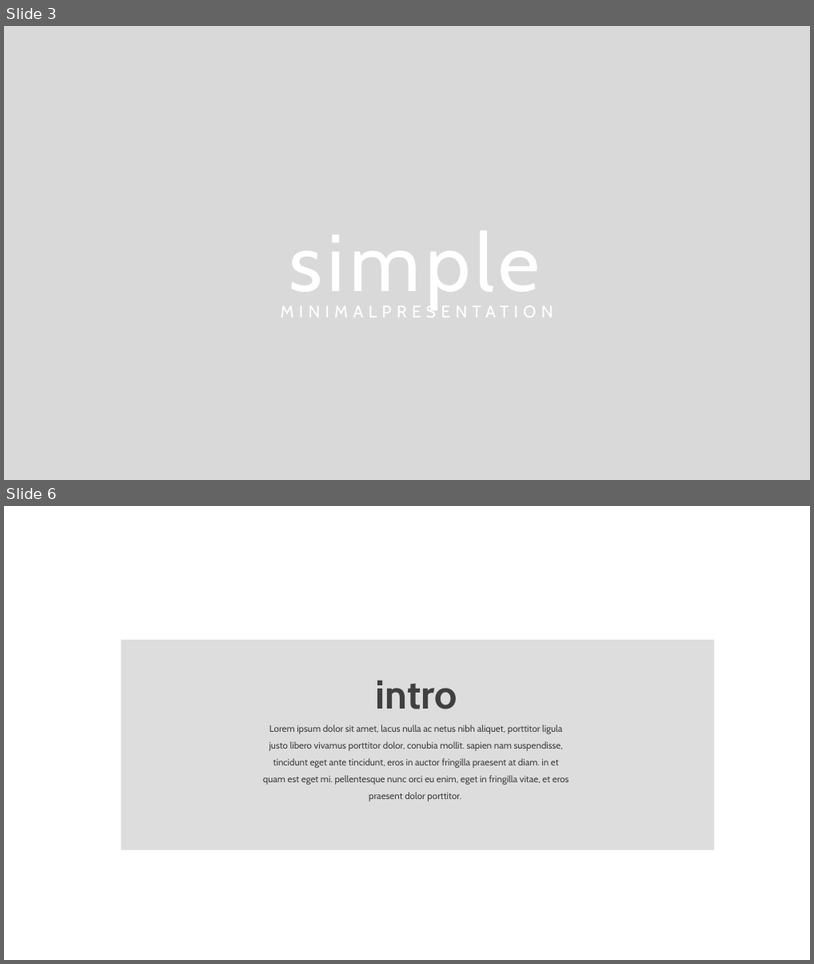
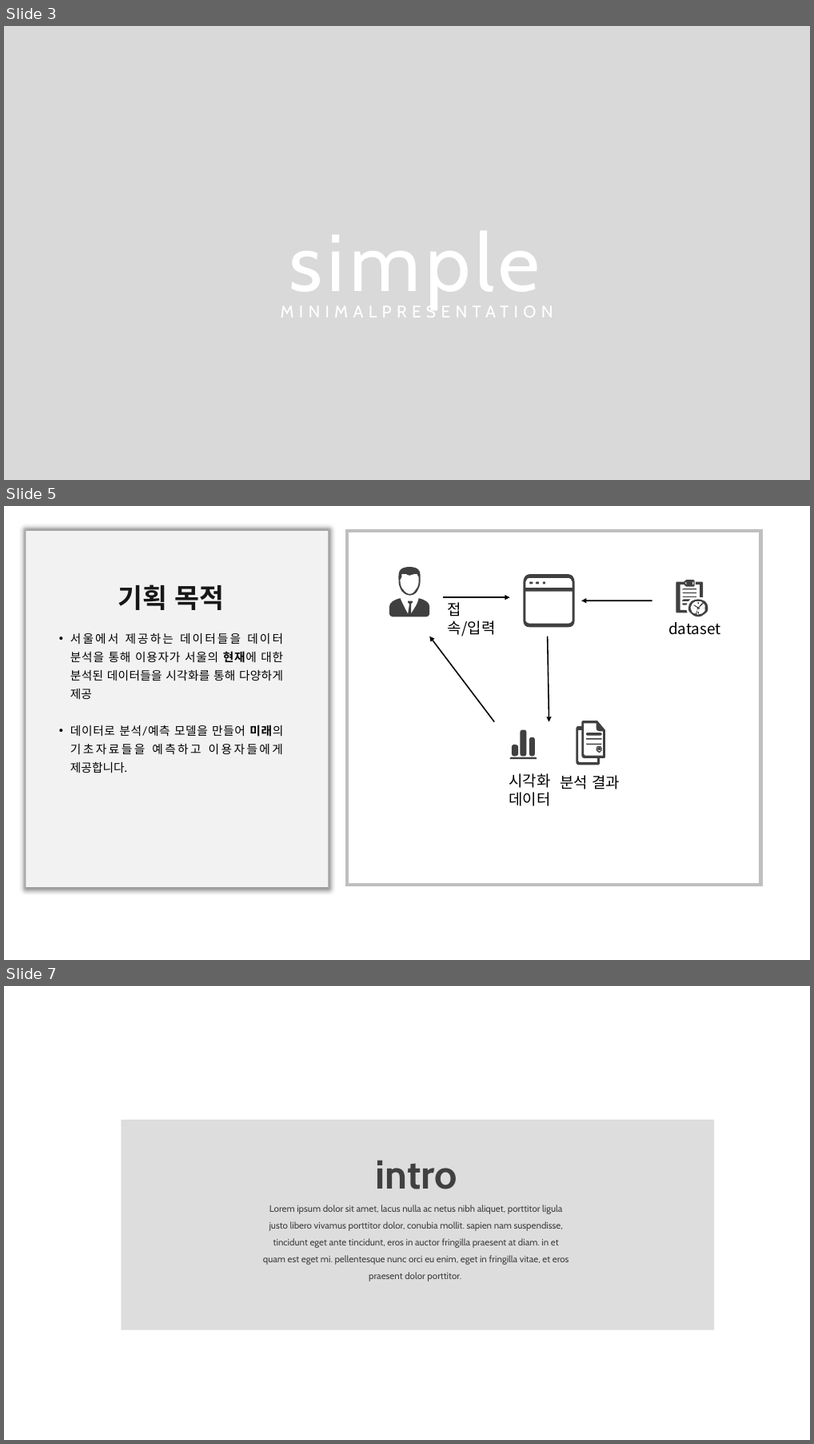
Before and after one commit to bnb1212/TeamProject_Django, a slide deck: 작업 관련 문서/stasia-powerpoint-template/Stasia Free PowerPoint Template/Stasia Free PowerPoint Template.pptx. Shown one above the other, each under a label of ours: slides 3 and 6 before the commit, slides 3, 5 and 7 after it; the slides between them are not shown. The pictures are 814x964 and 814x1444 pixels, drawn with LibreOffice and Linux fonts; fonts in the diff are those of the drawing. Boxes give left, top, right and bottom in pixels: in the first picture for what was removed or moved away, otherwise in the second. Text is boxed around its words. In the diff, an @@ line names an element or a change of style, - is before the commit and + after.

```diff
--- a/작업 관련 문서/stasia-powerpoint-template/Stasia Free PowerPoint Template/Stasia Free PowerPoint Template.pptx
+++ b/작업 관련 문서/stasia-powerpoint-template/Stasia Free PowerPoint Template/Stasia Free PowerPoint Template.pptx
@@ slide 5 added at (x1=4, y1=506, x2=810, y2=960), background #FFFFFF @@
@@ rectangle added at (x1=26, y1=531, x2=328, y2=887), fill #F2F2F2 @@
@@ rectangle added at (x1=347, y1=531, x2=762, y2=884), outline #BFBFBF 4.5 pt @@
@@ freeform shape added at (x1=390, y1=567, x2=430, y2=616), fill #404040 @@
@@ freeform shape added at (x1=524, y1=574, x2=575, y2=628), fill #404040 @@
@@ text added at (x1=118, y1=584, x2=225, y2=610), 32 pt, text #181717, bold @@
+기획 목적
@@ arrow added from (443, 597) to (510, 597), #000000 1.5 pt @@
@@ arrow added from (653, 600) to (582, 600), #000000 1.5 pt @@
@@ freeform shape added at (x1=677, y1=580, x2=709, y2=616), fill #404040 @@
@@ text added at (x1=448, y1=602, x2=496, y2=636), 18 pt, text #000000 @@
+접속/입력
@@ text added at (x1=669, y1=622, x2=722, y2=635), 18 pt, text #000000 @@
+dataset
@@ text added at (x1=70, y1=633, x2=283, y2=772), 14 pt, text #000000 @@
+• 서울에서 제공하는 데이터들을 데이터 분석을 통해 이용자가 서울의 현재에 대한 분석된 데이터들을 시각화를 통해 다양하게 제공
+• 데이터로 분석/예측 모델을 만들어 미래의 기초자료들을 예측하고 이용자들에게 제공합니다.
@@ arrow added from (494, 722) to (430, 636), #000000 1.5 pt @@
@@ arrow added from (548, 636) to (550, 722), #000000 1.5 pt @@
@@ freeform shape added at (x1=576, y1=720, x2=606, y2=765), fill #404040 @@
@@ freeform shape added at (x1=510, y1=730, x2=537, y2=759), fill #404040 @@
@@ text added at (x1=509, y1=773, x2=550, y2=806), 18 pt, text #000000 @@
+시각화 데이터
@@ text added at (x1=560, y1=775, x2=620, y2=789), 18 pt, text #000000 @@
+분석 결과
@@ what was slide 6 is now slide 7 @@
```
Also in this commit, not shown: 2 slides changed, 3 other slides added, 3 slides removed, 7 other files.
